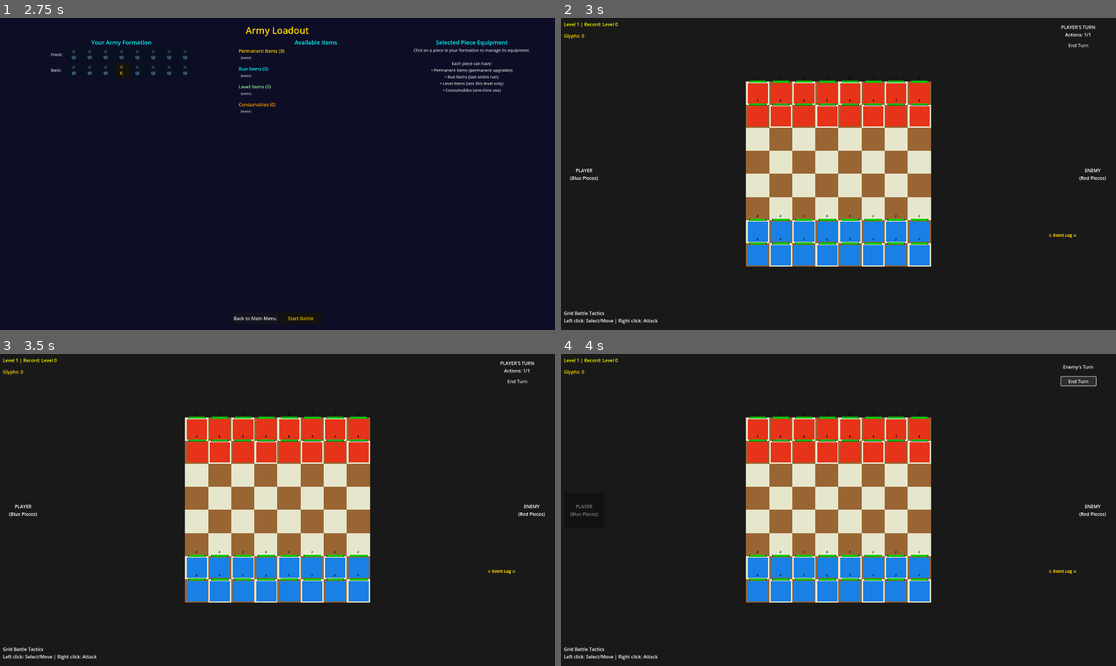
Above: before the commit, frames 1-4 (two rows, left to right).
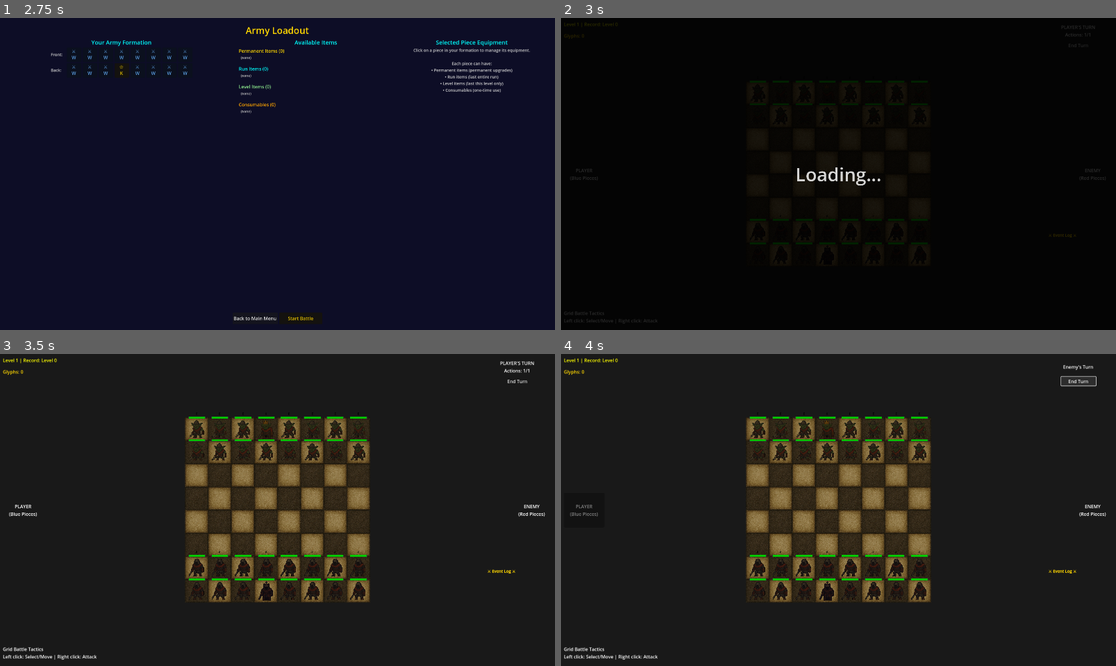
Above: after the commit, the same moments.

Repository: charlesbalcony/grid-game2.0
Game: Godot game, scene res://scenes/MainMenu.tscn
Two runs of this game, one before a commit and one after it. Both use one fixed random seed, a clock stepped at 60 frames per second and the inputs below.
Inputs:
- Up to frame 1 (2.75 s): click "New Game" at 0.5 s; click "New Game" at 1.25 s; click "OK" at 2 s
- Up to frame 2 (3 s): click "Start Battle" at 2.75 s
- Up to frame 3 (3.5 s): no input
- Up to frame 4 (4 s): click "End Turn" at 3.5 s

Frame 1 is identical in both runs. In frame 2, 21% of the frame differs, in the area x 0-99%, y 1-98%; in frame 3, 19%; in frame 4, 19%.

Commit message:
add basic graphics, loading screen, fix a bunch of issues!

Diff:
--- a/my-first-game/scripts/GameBoard.gd
+++ b/my-first-game/scripts/GameBoard.gd
@@ -41,11 +41,22 @@
 var high_score_label = null
 var glyph_label = null
 var ai_timer = null  # Store AI timer to cancel if needed
+var loading_screen = null  # Loading overlay
 
 # Track current level in this run
 var current_level = 1
 
 func _ready():
+	# Check if there's a global loading screen from LoadoutMenu and keep it visible
+	var global_loading_layer = get_tree().root.get_node_or_null("GlobalLoadingScreen")
+	if global_loading_layer:
+		print("Found global loading screen from LoadoutMenu")
+		# Store reference so we can remove it later
+		loading_screen = global_loading_layer
+	else:
+		# Show our own loading screen if there isn't one already
+		show_loading_screen()
+
 	# Enforce fullscreen mode for consistent UI layout
 	if DisplayServer.window_get_mode() != DisplayServer.WINDOW_MODE_FULLSCREEN:
 		DisplayServer.window_set_mode(DisplayServer.WINDOW_MODE_FULLSCREEN)
@@ -188,7 +199,7 @@
 	if ui_manager:
 		ui_manager.clear_attack_highlights()
 		ui_manager.clear_drag_highlights()
-		ui_manager.clear_movement_highlights()
+		ui_manager.clear_hover_highlights()
 
 	# Disconnect signals to prevent errors
 	if glyph_manager and is_instance_valid(glyph_manager):
@@ -314,6 +325,10 @@
 
 	# Apply battle start effects after initial piece setup
 	call_deferred("apply_battle_start_effects")
+
+	# Hide loading screen after a short delay (let rendering catch up)
+	await get_tree().create_timer(0.1).timeout
+	hide_loading_screen()
 
 func _input(event):
 	# Let the InputHandler process input directly since it's in the scene tree
@@ -1017,3 +1032,56 @@
 	elif screen_type == "level":
 		# Continue to next level after level loadout is complete
 		print("Level loadout complete - continuing to battle")
+
+func show_loading_screen():
+	"""Create and show a loading overlay"""
+	# Use CanvasLayer for proper fullscreen overlay
+	var canvas_layer = CanvasLayer.new()
+	canvas_layer.layer = 100  # Render on top of everything
+
+	var screen = ColorRect.new()
+	screen.color = Color(0, 0, 0, 1.0)  # Solid black background
+	screen.set_anchors_preset(Control.PRESET_FULL_RECT)
+
+	# Add "Loading..." text
+	var label = Label.new()
+	label.text = "Loading..."
+	label.horizontal_alignment = HORIZONTAL_ALIGNMENT_CENTER
+	label.vertical_alignment = VERTICAL_ALIGNMENT_CENTER
+	label.set_anchors_preset(Control.PRESET_FULL_RECT)
+
+	# Style the text - large white text
+	label.add_theme_font_size_override("font_size", 64)
+	label.add_theme_color_override("font_color", Color(1, 1, 1, 1))
+
+	screen.add_child(label)
+	canvas_layer.add_child(screen)
+	add_child(canvas_layer)
+
+	loading_screen = canvas_layer
+	print("Loading screen shown")
+
+func hide_loading_screen():
+	"""Fade out and remove the loading screen"""
+	if loading_screen:
+		print("Hiding loading screen...")
+		# Get the ColorRect child (which has the actual visuals)
+		var color_rect = null
+		if loading_screen.get_child_count() > 0:
+			color_rect = loading_screen.get_child(0)
+
+		if color_rect:
+			# Create fade-out animation on the ColorRect
+			var tween = create_tween()
+			tween.tween_property(color_rect, "modulate:a", 0.0, 0.3)
+			tween.finished.connect(func():
+				if loading_screen:
+					loading_screen.queue_free()
+					loading_screen = null
+					print("Loading screen removed")
+			)
+		else:
+			# Fallback: just remove it immediately
+			loading_screen.queue_free()
+			loading_screen = null
+			print("Loading screen removed (no fade)")
--- a/my-first-game/scripts/LoadoutMenu.gd
+++ b/my-first-game/scripts/LoadoutMenu.gd
@@ -398,6 +398,15 @@
 
 			var item_button = Button.new()
 			var display_name = item_id.replace("_", " ").capitalize()
+
+			# Get full item data for tooltip
+			if data_loader:
+				var item_data = data_loader.get_item_by_id(item_id)
+				if item_data:
+					display_name = item_data.get("name", display_name)
+					# Set detailed tooltip
+					item_button.tooltip_text = create_item_tooltip(item_data)
+
 			item_button.text = display_name
 			item_button.custom_minimum_size = Vector2(200, 35)
 			item_button.add_theme_font_size_override("font_size", 12)
@@ -510,6 +519,12 @@
 		item_button.custom_minimum_size = Vector2(250, 40)
 		item_button.alignment = HORIZONTAL_ALIGNMENT_LEFT
 		item_button.add_theme_font_size_override("font_size", 12)
+
+		# Add detailed tooltip
+		if data_loader:
+			var item_data = data_loader.get_item_by_id(item_id)
+			if item_data:
+				item_button.tooltip_text = create_item_tooltip(item_data)
 
 		# Connect to equip this specific item
 		item_button.pressed.connect(func():
@@ -705,7 +720,10 @@
 					count_text = " x" + str(item_info["count"])
 				item_label.text = "  • " + item_info["data"].get("name", item_id) + count_text
 				item_label.add_theme_font_size_override("font_size", 12)
-				item_label.tooltip_text = item_info["data"].get("description", "")
+
+				# Set detailed tooltip
+				item_label.tooltip_text = create_item_tooltip(item_info["data"])
+
 				items_container.add_child(item_label)
 
 		# Spacer
@@ -762,11 +780,93 @@
 
 func _on_start_battle_button_pressed():
 	# Handle start battle button press
-	print("LoadoutMenu: Starting battle, returning to main game scene")
+	var start_time = Time.get_ticks_msec()
+	print("LoadoutMenu: [", start_time, "] Button pressed")
+
+	# Disable the button to prevent double-clicks
+	if start_battle_button:
+		start_battle_button.disabled = true
+
+	# Show loading screen immediately (add to root so it persists during scene change)
+	show_loading_screen()
+	print("LoadoutMenu: [", Time.get_ticks_msec() - start_time, "ms] Loading screen created")
+
+	# Force multiple frame updates to ensure rendering happens
+	await get_tree().process_frame
+	await get_tree().process_frame
+	print("LoadoutMenu: [", Time.get_ticks_msec() - start_time, "ms] Frames processed")
+
+	# Now do the heavy work
+	_do_save_and_transition(start_time)
+
+func _do_save_and_transition(start_time):
+	"""Perform the heavy save/transition work after loading screen is shown"""
 	# Save loadout data to GameState before starting battle
 	if loadout_manager:
 		GameState.piece_loadouts = loadout_manager.piece_loadouts.duplicate(true)
-		print("LoadoutMenu: Saved ", GameState.piece_loadouts.size(), " piece loadouts to GameState")
-	# Save before starting battle
+		print("LoadoutMenu: [", Time.get_ticks_msec() - start_time, "ms] Saved ", GameState.piece_loadouts.size(), " piece loadouts to GameState")
+
+	# Save before starting battle (this is the slow part)
 	GameState.save_current()
+	print("LoadoutMenu: [", Time.get_ticks_msec() - start_time, "ms] Save complete")
+
+	# Change scene
 	get_tree().change_scene_to_file("res://scenes/Main.tscn")
+	print("LoadoutMenu: [", Time.get_ticks_msec() - start_time, "ms] Scene change initiated")
+
+func create_item_tooltip(item_data: Dictionary) -> String:
+	"""Create a formatted tooltip with item details"""
+	var tooltip = ""
+
+	# Item name (bold if possible, otherwise just add)
+	tooltip += item_data.get("name", "Unknown Item") + "\n"
+
+	# Item type and rarity
+	var item_type = item_data.get("type", "unknown").capitalize()
+	var rarity = item_data.get("rarity", "common").capitalize()
+	tooltip += "[" + item_type + " - " + rarity + "]\n\n"
+
+	# Piece restriction
+	if item_data.has("piece"):
+		tooltip += "For: " + item_data.get("piece", "Any") + "\n\n"
+
+	# Effect description
+	if item_data.has("effect"):
+		tooltip += item_data.get("effect", "") + "\n"
+
+	# Fallback description if no effect
+	if not item_data.has("effect") and item_data.has("description"):
+		tooltip += item_data.get("description", "") + "\n"
+
+	return tooltip
+
+func show_loading_screen():
+	"""Create and show a full-screen loading overlay that persists during scene change"""
+	# Use CanvasLayer for proper fullscreen overlay
+	var canvas_layer = CanvasLayer.new()
+	canvas_layer.name = "GlobalLoadingScreen"
+	canvas_layer.layer = 100  # Render on top of everything
+
+	var loading_screen = ColorRect.new()
+	loading_screen.color = Color(0, 0, 0, 1.0)  # Solid black background
+	loading_screen.set_anchors_preset(Control.PRESET_FULL_RECT)
+	loading_screen.mouse_filter = Control.MOUSE_FILTER_STOP  # Block all input
+
+	# Add "Loading..." text
+	var label = Label.new()
+	label.text = "Loading..."
+	label.horizontal_alignment = HORIZONTAL_ALIGNMENT_CENTER
+	label.vertical_alignment = VERTICAL_ALIGNMENT_CENTER
+	label.set_anchors_preset(Control.PRESET_FULL_RECT)
+
+	# Style the text - large white text
+	label.add_theme_font_size_override("font_size", 64)
+	label.add_theme_color_override("font_color", Color(1, 1, 1, 1))
+
+	loading_screen.add_child(label)
+	canvas_layer.add_child(loading_screen)
+
+	# Add to the ROOT of the scene tree so it persists during scene change
+	get_tree().root.add_child(canvas_layer)
+
+	print("LoadoutMenu: Global loading screen shown")
--- a/my-first-game/scripts/components/GridSystem.gd
+++ b/my-first-game/scripts/components/GridSystem.gd
@@ -8,15 +8,26 @@
 const TILE_SIZE = 80
 const BOARD_OFFSET = Vector2(40, 40)
 
-# Colors for the grid
+# Colors for the grid (fallback if no textures)
 const LIGHT_TILE_COLOR = Color(0.9, 0.9, 0.8)
 const DARK_TILE_COLOR = Color(0.6, 0.4, 0.2)
 
 var grid_tiles = []
 var parent_node = null
 
+# Textures for grid squares (loaded at runtime)
+var light_square_texture: Texture2D = null
+var dark_square_texture: Texture2D = null
+
 func _init():
-	pass
+	# Try to load grid square textures
+	light_square_texture = load_texture_if_exists("res://assets/grid_square_light.png")
+	dark_square_texture = load_texture_if_exists("res://assets/grid_square_dark.png")
+
+	if light_square_texture and dark_square_texture:
+		print("GridSystem: Using textured grid squares")
+	else:
+		print("GridSystem: Using colored grid squares (no textures found)")
 
 func set_parent_node(node: Node2D):
 	"""Set reference to the parent node for adding grid tiles"""
@@ -36,19 +47,30 @@
 			tile_row.append(tile)
 		grid_tiles.append(tile_row)
 
-func create_tile(row: int, col: int) -> ColorRect:
-	"""Create a single grid tile"""
-	var tile = ColorRect.new()
-	tile.size = Vector2(TILE_SIZE, TILE_SIZE)
-	tile.position = Vector2(col * TILE_SIZE + BOARD_OFFSET.x, row * TILE_SIZE + BOARD_OFFSET.y)
+func create_tile(row: int, col: int) -> CanvasItem:
+	"""Create a single grid tile (textured or colored)"""
+	var is_light = (row + col) % 2 == 0
+	var position = Vector2(col * TILE_SIZE + BOARD_OFFSET.x, row * TILE_SIZE + BOARD_OFFSET.y)
 
-	# Checkerboard pattern
-	if (row + col) % 2 == 0:
-		tile.color = LIGHT_TILE_COLOR
+	# Use textures if available
+	if light_square_texture and dark_square_texture:
+		var sprite = Sprite2D.new()
+		sprite.texture = light_square_texture if is_light else dark_square_texture
+		sprite.centered = false
+		sprite.position = position
+
+		# Scale texture to fit tile size
+		var tex_size = sprite.texture.get_size()
+		sprite.scale = Vector2(TILE_SIZE / tex_size.x, TILE_SIZE / tex_size.y)
+
+		return sprite
 	else:
-		tile.color = DARK_TILE_COLOR
-
-	return tile
+		# Fall back to colored rectangles
+		var tile = ColorRect.new()
+		tile.size = Vector2(TILE_SIZE, TILE_SIZE)
+		tile.position = position
+		tile.color = LIGHT_TILE_COLOR if is_light else DARK_TILE_COLOR
+		return tile
 
 func grid_to_world_pos(grid_pos: Vector2) -> Vector2:
 	"""Convert grid coordinates to world coordinates"""
@@ -89,3 +111,19 @@
 func get_manhattan_distance(pos1: Vector2, pos2: Vector2) -> int:
 	"""Get the Manhattan (grid) distance between two positions"""
 	return int(abs(pos1.x - pos2.x) + abs(pos1.y - pos2.y))
+
+func load_texture_if_exists(path: String) -> Texture2D:
+	"""Try to load a texture, return null if it doesn't exist"""
+	# First try the normal Godot resource loading (for imported assets)
+	if ResourceLoader.exists(path):
+		return load(path)
+
+	# If not imported yet, try loading directly from file system
+	var absolute_path = ProjectSettings.globalize_path(path)
+	if FileAccess.file_exists(absolute_path):
+		var image = Image.new()
+		var error = image.load(absolute_path)
+		if error == OK:
+			return ImageTexture.create_from_image(image)
+
+	return null
--- a/my-first-game/scripts/components/UIManager.gd
+++ b/my-first-game/scripts/components/UIManager.gd
@@ -97,8 +97,10 @@
 
 	var panel = Panel.new()
 	panel.size = Vector2(300, 250)  # Made larger to accommodate item lists
-	# Center the panel on screen
-	panel.position = (Vector2(get_viewport().size) - panel.size) / 2  # Convert Vector2i to Vector2
+	# Center the panel on the game grid (roughly at 360, 360)
+	# Grid is 8x8 tiles at 80px each = 640x640, centered at screen center
+	var grid_center_y = 360  # Vertical center of the grid
+	panel.position = Vector2((get_viewport().size.x - panel.size.x) / 2, grid_center_y - panel.size.y / 2)
 	panel.add_theme_color_override("bg_color", Color(0.2, 0.2, 0.3, 0.9))
 
 	var vbox = VBoxContainer.new()
@@ -939,7 +941,12 @@
 	"""Show a notification when a piece moves"""
 	var team_name = team.capitalize()
 	var piece_name = piece_type.capitalize()
-	var message = "%s %s moved to (%d, %d)" % [team_name, piece_name, int(to_pos.x), int(to_pos.y)]
+
+	# Calculate distance moved
+	var distance = int(from_pos.distance_to(to_pos))
+	var spaces_text = "space" if distance == 1 else "spaces"
+
+	var message = "%s %s moved %d %s" % [team_name, piece_name, distance, spaces_text]
 
 	var color = Color(0.7, 0.9, 1.0) if team == "player" else Color(1.0, 0.7, 0.5)
 	add_event_to_feed(message, color)
--- a/my-first-game/scripts/game_piece.gd
+++ b/my-first-game/scripts/game_piece.gd
@@ -53,16 +53,88 @@
 	apply_equipped_item_effects()
 
 func setup_appearance():
-	# Set initial appearance based on team
+	"""Set up visual appearance - tries to load PNG texture first, falls back to colored rectangles"""
+	# Try to load texture from assets folder
+	var texture_path = "res://assets/%s_%s.png" % [piece_type, team]
+	var texture = load_texture_if_exists(texture_path)
+
 	var sprite = $PieceSprite
 	var border = $Border
 
-	if team == "player":
-		sprite.color = Color(0.1, 0.5, 0.9)  # Bright blue
-		border.color = Color(0.0, 0.2, 0.6)  # Dark blue border
+	if texture:
+		# Use texture - need to replace ColorRect with Sprite2D
+		print("✓ Loading texture for ", piece_type, " (", team, "): ", texture_path)
+
+		# Check if we already converted to Sprite2D
+		if sprite and sprite is Sprite2D:
+			sprite.texture = texture
+			var tex_size = texture.get_size()
+			var scale_factor = 70.0 / max(tex_size.x, tex_size.y)
+			sprite.scale = Vector2(scale_factor, scale_factor)
+		elif sprite and sprite is ColorRect:
+			# Remove the ColorRect and create Sprite2D
+			var sprite_index = sprite.get_index()
+			sprite.queue_free()
+
+			# Create new Sprite2D
+			var new_sprite = Sprite2D.new()
+			new_sprite.name = "PieceSprite"
+			new_sprite.texture = texture
+			new_sprite.centered = true
+			new_sprite.position = Vector2(0, 0)
+
+			# Scale to fit approximately 70x70 pixels
+			var tex_size = texture.get_size()
+			var scale_factor = 70.0 / max(tex_size.x, tex_size.y)
+			new_sprite.scale = Vector2(scale_factor, scale_factor)
+
+			add_child(new_sprite)
+			move_child(new_sprite, sprite_index)  # Keep same position in hierarchy
+
+		# Hide border when using texture
+		if border:
+			border.visible = false
 	else:
-		sprite.color = Color(0.9, 0.2, 0.1)  # Bright red
-		border.color = Color(0.6, 0.0, 0.0)  # Dark red border
+		# Fall back to colored rectangles
+		print("✗ No texture found for ", piece_type, " (", team, "), using colored rectangle")
+		if sprite and sprite is ColorRect:
+			if team == "player":
+				sprite.color = Color(0.1, 0.5, 0.9)  # Bright blue
+				border.color = Color(0.0, 0.2, 0.6)  # Dark blue border
+			else:
+				sprite.color = Color(0.9, 0.2, 0.1)  # Bright red
+				border.color = Color(0.6, 0.0, 0.0)  # Dark red border
+
+func load_texture_if_exists(path: String) -> Texture2D:
+	"""Try to load a texture, return null if it doesn't exist"""
+	print("  Checking path: ", path)
+
+	# First try the normal Godot resource loading (for imported assets)
+	if ResourceLoader.exists(path):
+		print("  ResourceLoader.exists(): true - loading via ResourceLoader")
+		var loaded = load(path)
+		print("  Loaded successfully: ", loaded != null)
+		return loaded
+
+	# If not imported yet, try loading directly from file system
+	print("  ResourceLoader.exists(): false - trying direct file load")
+	var absolute_path = ProjectSettings.globalize_path(path)
+	print("  Absolute path: ", absolute_path)
+
+	if FileAccess.file_exists(absolute_path):
+		print("  File exists! Loading as Image...")
+		var image = Image.new()
+		var error = image.load(absolute_path)
+		if error == OK:
+			print("  Image loaded successfully, creating texture...")
+			var texture = ImageTexture.create_from_image(image)
+			return texture
+		else:
+			print("  Failed to load image, error code: ", error)
+	else:
+		print("  File not found at absolute path")
+
+	return null
 
 func create_health_bar():
 	# Create a health bar above the piece
Binary file added: my-first-game/assets/grid_square_dark.png
Not shown, added: my-first-game/assets/grid_square_dark.png.import
Binary file added: my-first-game/assets/grid_square_light.png
Not shown, added: my-first-game/assets/grid_square_light.png.import
Binary file added: my-first-game/assets/king_enemy.png
Not shown, added: my-first-game/assets/king_enemy.png.import
Binary file added: my-first-game/assets/king_player.png
Not shown, added: my-first-game/assets/king_player.png.import
Binary file added: my-first-game/assets/warrior_enemy.png
Not shown, added: my-first-game/assets/warrior_enemy.png.import
Binary file added: my-first-game/assets/warrior_player.png
Not shown, added: my-first-game/assets/warrior_player.png.import
(and 5 more such lines)
